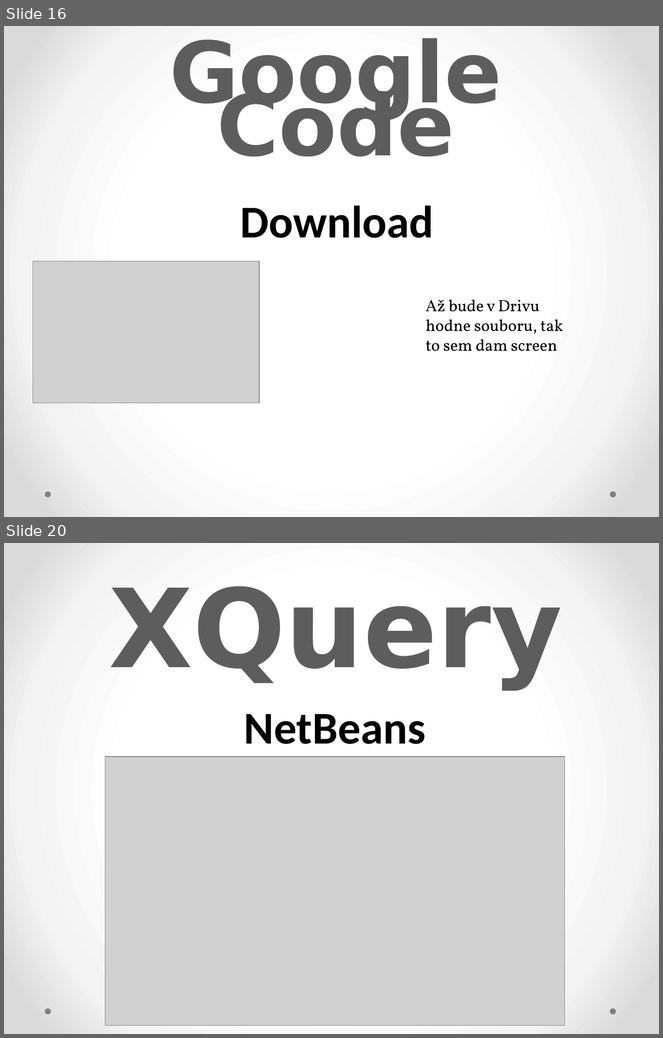
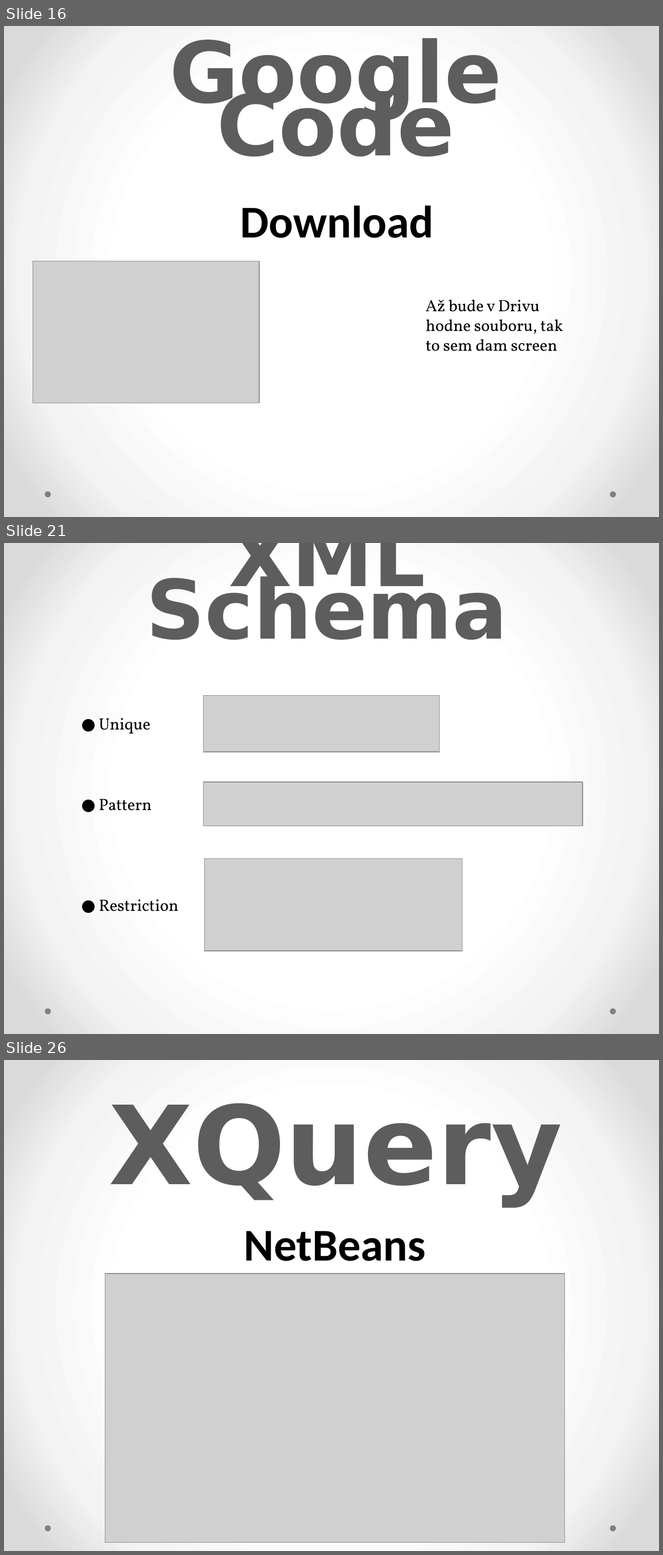
Before and after one commit to Amilez/rent-car-app, a slide deck: Prezentace/prezentace.pptx. Shown one above the other, each under a label of ours: slides 16 and 20 before the commit, slides 16, 21 and 26 after it; the slides between them are not shown. The pictures are 663x1038 and 663x1555 pixels, drawn with LibreOffice and Linux fonts; fonts in the diff are those of the drawing; grey boxes stand for pictures. Boxes give left, top, right and bottom in pixels: in the first picture for what was removed or moved away, otherwise in the second. Text is boxed around its words. In the diff, an @@ line names an element or a change of style, - is before the commit and + after.

```diff
--- a/Prezentace/prezentace.pptx
+++ b/Prezentace/prezentace.pptx
@@ slide 21 added at [4, 543, 659, 1034], background gradient #FFFFFF to #F4F4F4 to #DADADA; not listed: 2 template elements that a slide beside it also shows @@
@@ text added at [146, 543, 508, 640], 90 pt, text gradient #555555 to #5D5D5D to #000000, bold @@
+XML Schema
@@ picture added at [203, 696, 439, 752] @@
@@ text added at [99, 718, 150, 734], 18 pt, text #000000 @@
+● Unique
@@ picture added at [203, 782, 583, 826] @@
@@ text added at [99, 799, 152, 811], 18 pt, text #000000 @@
+● Pattern
@@ picture added at [205, 859, 463, 951] @@
@@ text added at [99, 900, 178, 912], 18 pt, text #000000 @@
+● Restriction
@@ what was slide 20 is now slide 26 @@
```
Also in this commit, not shown: 8 other slides added, 3 slides removed.
